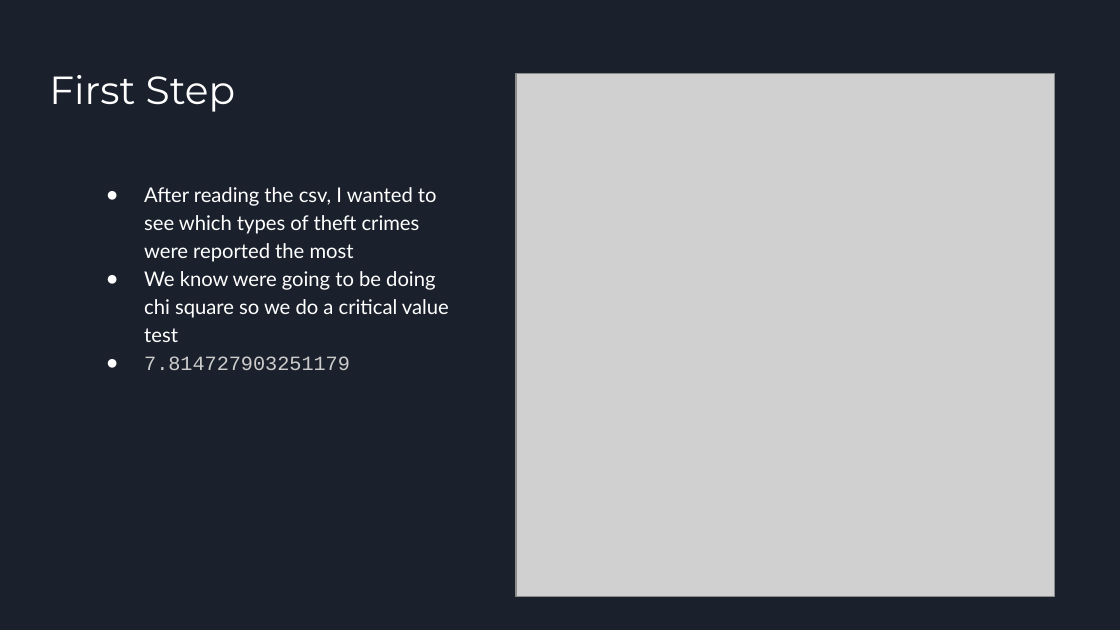
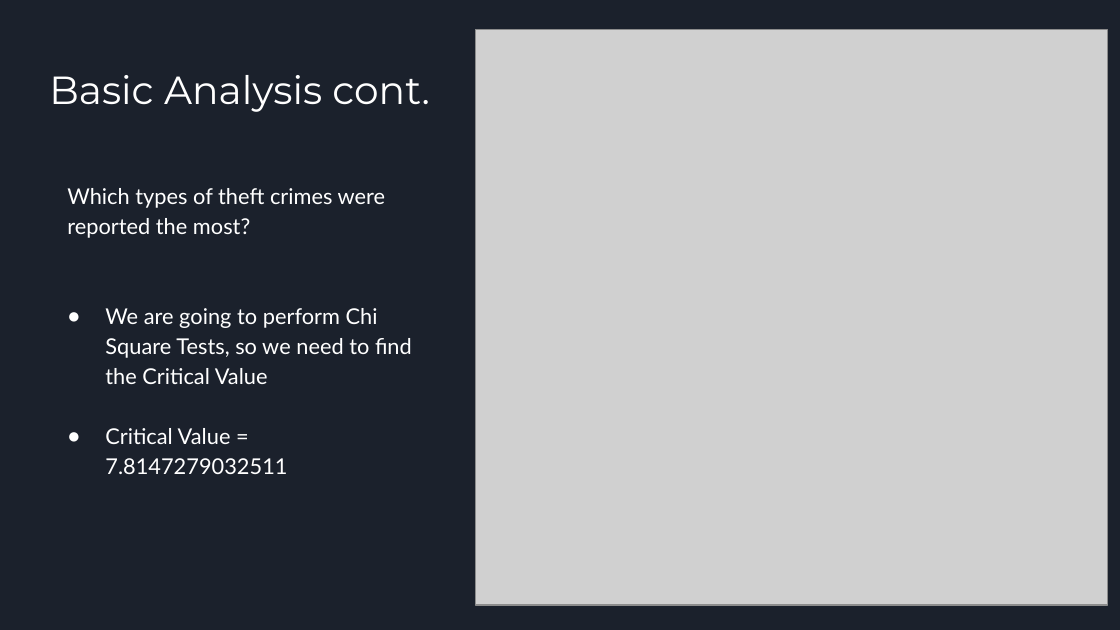
Before and after one commit to oddtexan/Project-1, a slide deck: slide 4 of Project 1 Presentation Final.pptx. Drawn at 1120x630 pixels with LibreOffice and Linux fonts; fonts in the diff are those of the drawing; grey boxes stand for pictures. Boxes give left, top, right and bottom in pixels: in the first picture for what was removed or moved away, otherwise in the second. Text is boxed around its words. In the diff, an @@ line names an element or a change of style, - is before the commit and + after.

Commit message:
organizing crimeseason code and adding analysis to ppt

```diff
--- a/Project 1 Presentation Final.pptx
+++ b/Project 1 Presentation Final.pptx
@@ picture: place and size @@
-picture at bbox=[516, 74, 1055, 597]
+picture at bbox=[476, 29, 1108, 605]
@@ title at bbox=[49, 75, 429, 112]: text changed @@
-First Step
+Basic Analysis cont.
@@ text at bbox=[67, 188, 412, 474]: text changed; size 13 to 14 pt @@
-● After reading the csv, I wanted to see which types of theft crimes were reported the most
-● We know were going to be doing chi square so we do a critical value test
-● 7.814727903251179
+Which types of theft crimes were reported the most?
+● We are going to perform Chi Square Tests, so we need to find the Critical Value
+● Critical Value = 7.8147279032511
```
Also in this commit, not shown: 6 other slides changed, 1 other file.
